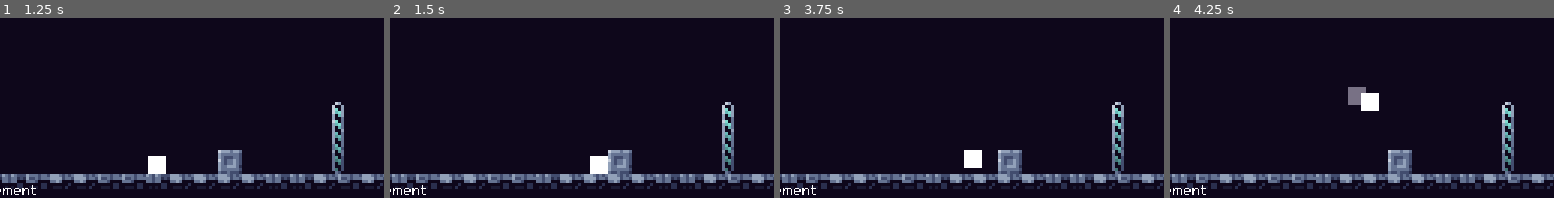
Above: before the commit, frames 1-4 (left to right).
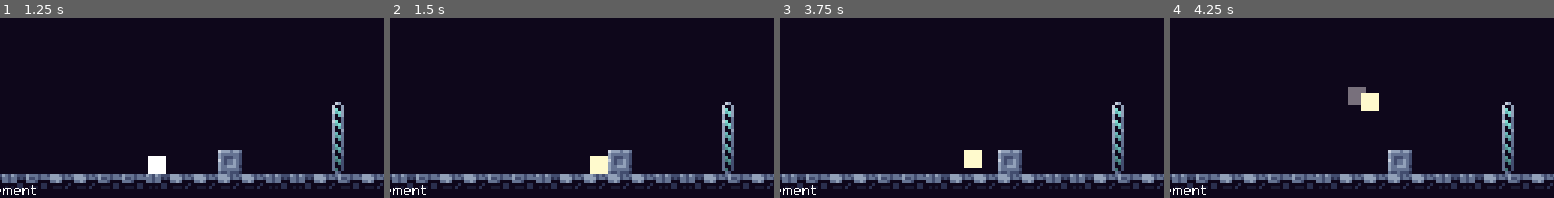
Above: after the commit, the same moments.

Repository: ReusableChopsticks/Platformer2024
Game: Godot game, scene res://scenes/levels/world_1/movement.tscn
The game is run twice, just before and just after one commit, with the same random seed, the same clock (stepped at 60 frames per second) and the same inputs. This scene is started directly instead of the project's main scene.
Inputs:
- Up to frame 1 (1.25 s): tap Enter at 0.5 s; hold Right (right) from 0.53 s (still down); tap Z (dash) at 0.6 s; tap Up (jump) at 0.77 s
- Up to frame 2 (1.5 s): keep holding Right (right); tap Z (dash) at 1.35 s
- Up to frame 3 (3.75 s): tap Up (jump) at 1.52, 3.02 s; release Right (right) at 2.03 s; hold Left (left) 2.03-2.78 s; tap Z (dash) at 2.1, 2.85, 3.6 s; hold Right (right) from 2.78 s (still down)
- Up to frame 4 (4.25 s): keep holding Right (right); tap Up (jump) at 3.77 s
The pictures show only the part of the screen within x 6-56%, y 50-100%; the shares and areas given below are measured in that part.

Frame 1 is identical in both runs. In frame 2, 0.5% of the frame differs, in the area x 52-57%, y 76-87%; in frame 3, 0.5%; in frame 4, 0.5%.

Commit message:
added colours to each speed level

Diff:
--- a/scenes/levels/components/speed_barrier.gd
+++ b/scenes/levels/components/speed_barrier.gd
@@ -3,6 +3,9 @@
 var init_col_layer
 var init_col_mask
 var not_broken = true
+
+## The speed level you are required to be at to dash through and break
+@export_range(1, 3) var speed_level: int = 1
 
 func _ready():
 	init_col_layer = $StaticBody2D.collision_layer
@@ -27,17 +30,6 @@
 		else:
 			break_barrier()
 
-	## TODO: just break through
-	#print("boyd entered")
-	#if body is PlayerCharacter:
-		#if not body.states.current_state is PlayerReboundState:
-			#print("not dashing but is instead " + body.states.current_state.name)
-			#return
-		#if body.speed_level == 1:
-			#print("not fast enough")
-			#return
-		#print("valid")
-		#break_barrier()
 
 func _on_area_2d_body_exited(body):
 	if body is PlayerCharacter and not_broken:
--- a/scenes/player/player.gd
+++ b/scenes/player/player.gd
@@ -28,7 +28,7 @@
 var speed_level: int = 1
 ## The percentage of base speed to be added on to move speed for each speed level
 @export var speed_increase_amount: float = 0.5
-## The max amount of times you can increase your speed on rebounds
+## The max amount of times you can increase your speed on rebounds + 1
 @export var max_speed_level: int = 4
 
 
@@ -106,6 +106,13 @@
 @onready var ground_ray_cast: RayCast2D = $GroundCheckRayCast
 #endregion
 
+const SPEED_COLOUR = {
+	1: Color.WHITE,
+	2: Color.LEMON_CHIFFON,
+	3: Color.PALE_GREEN,
+	4: Color.SKY_BLUE
+}
+
 var player_stats: Resource = preload("res://scenes/player/PlayerStats.tres")
 
 func ghost(is_ghosting: bool):
@@ -150,18 +157,18 @@
 	#modulate = Color.BLACK
 	speed_level = min(speed_level + 1, max_speed_level)
 	calculate_forces()
-
-	if speed_level == max_speed_level:
-		modulate = Color.SKY_BLUE
-	else:
-		modulate = Color.WHITE
+	modulate = SPEED_COLOUR[speed_level]
+	#if speed_level == max_speed_level:
+		#modulate = Color.SKY_BLUE
+	#else:
+		#modulate = Color.WHITE
 
 func reset_speed_level():
 	speed_level = 1
 	## Reset last rebound so player can use any wall again to start
 	last_rebound_dir = 0
 	calculate_forces()
-	modulate = Color.WHITE
+	modulate = SPEED_COLOUR[speed_level]
 
 
 # Called every frame. 'delta' is the elapsed time since the previous frame.
Not shown: 7 places in themes/main_theme.tres that only renumber resources
